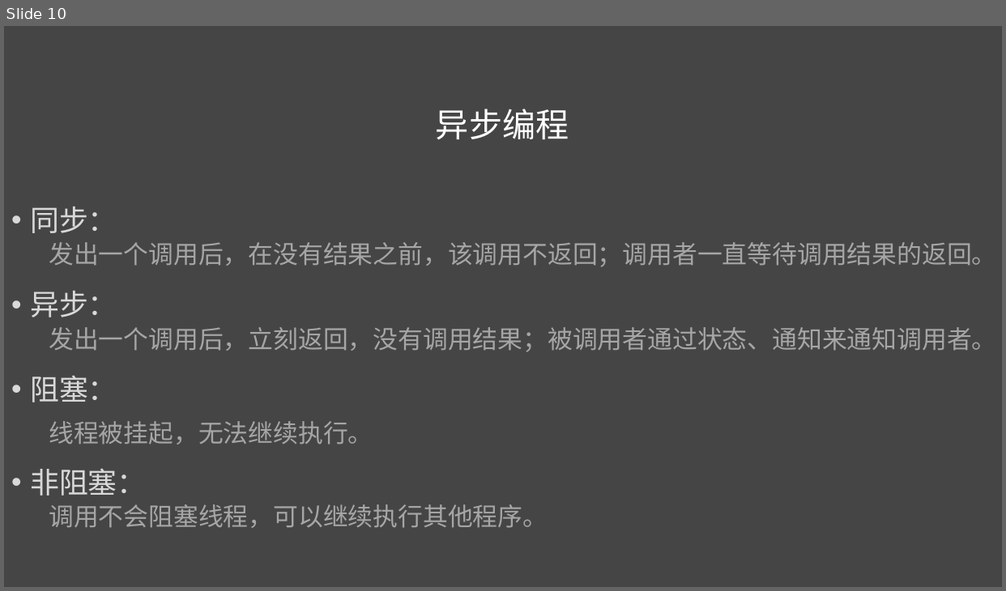
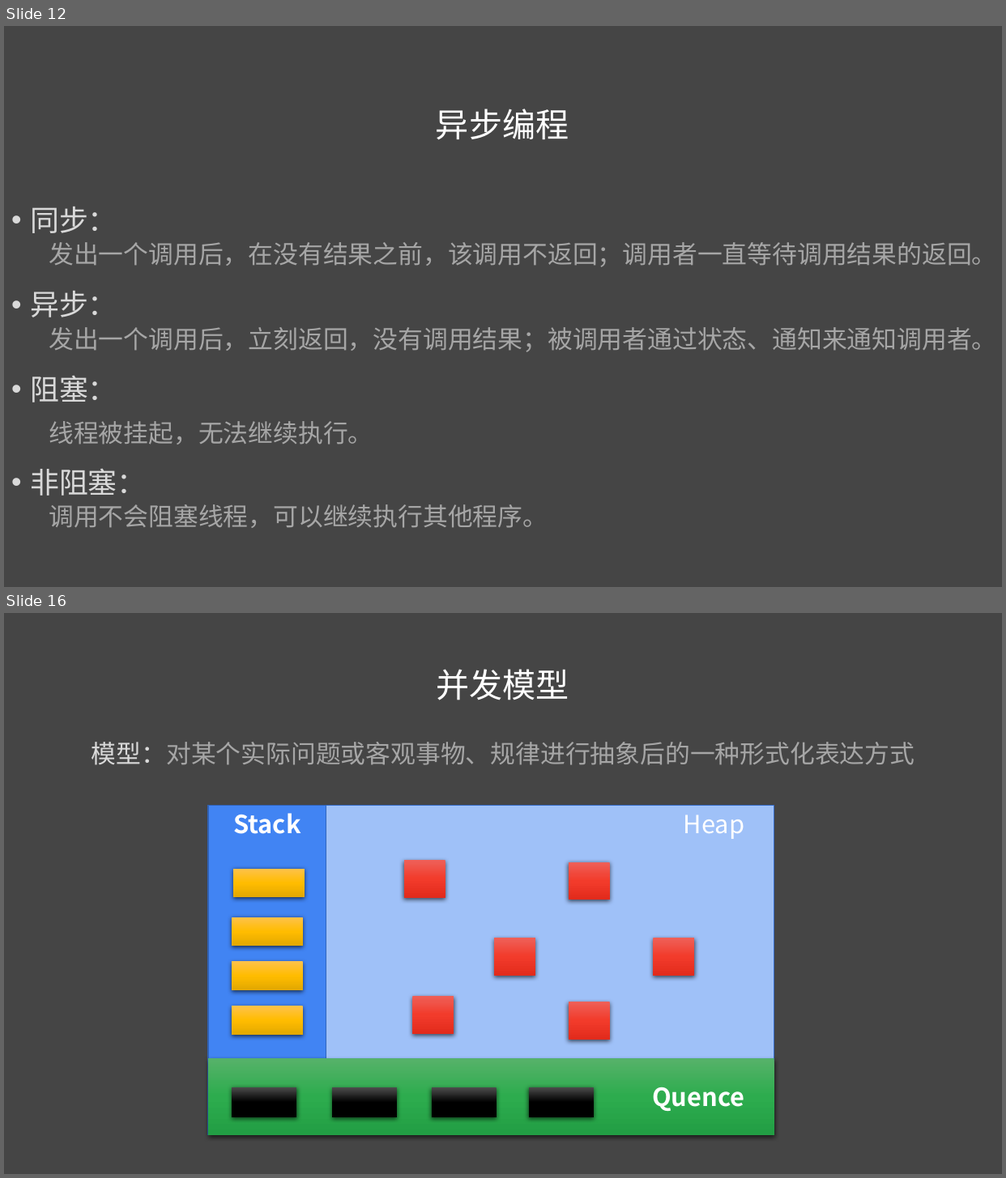
Before and after one commit to liuweiGL/share, a slide deck: ppt/JavaScript基础二.pptx. Shown one above the other, each under a label of ours: slide 10 before the commit, slides 12 and 16 after it; the slides between them are not shown. The pictures are 1006x591 and 1006x1178 pixels, drawn with LibreOffice and Linux fonts; fonts in the diff are those of the drawing. Boxes give left, top, right and bottom in pixels: in the first picture for what was removed or moved away, otherwise in the second. Text is boxed around its words. In the diff, an @@ line names an element or a change of style, - is before the commit and + after.

```diff
--- a/ppt/JavaScript基础二.pptx
+++ b/ppt/JavaScript基础二.pptx
@@ slide 16 added at (4, 613, 1002, 1174), background #454545 @@
@@ text added at (437, 669, 569, 700), 32 pt, text #FFFFFF @@
+并发模型
@@ text added at (91, 742, 914, 765), 24 pt, text #A6A6A6 @@
+模型：对某个实际问题或客观事物、规律进行抽象后的一种形式化表达方式
@@ rectangle added at (208, 806, 774, 1135), fill #FFFFFF, outline #3062B4 1 pt @@
@@ rectangle added at (208, 806, 326, 1059), fill #4184F3, outline #3062B4 1 pt, 24 pt, text #FFFFFF, bold @@
+Stack
@@ rectangle added at (326, 806, 774, 1059), fill #4184F3 at 50% opacity, 24 pt, text #FFFFFF @@
+Heap
@@ rectangle added at (234, 869, 305, 898), fill gradient #FEC34B to #FFBD00 to #E3A800 @@
@@ rectangle added at (404, 860, 445, 898), fill gradient #EE6159 to #F33B2C to #E22C1D @@
@@ rectangle added at (569, 862, 610, 901), fill gradient #EE6159 to #F33B2C to #E22C1D @@
@@ rectangle added at (232, 917, 303, 946), fill gradient #FEC34B to #FFBD00 to #E3A800 @@
@@ rectangle added at (494, 938, 535, 976), fill gradient #EE6159 to #F33B2C to #E22C1D @@
@@ rectangle added at (653, 938, 694, 976), fill gradient #EE6159 to #F33B2C to #E22C1D @@
@@ rectangle added at (232, 962, 302, 991), fill gradient #FEC34B to #FFBD00 to #E3A800 @@
@@ rectangle added at (413, 996, 454, 1034), fill gradient #EE6159 to #F33B2C to #E22C1D @@
@@ rectangle added at (232, 1006, 302, 1035), fill gradient #FEC34B to #FFBD00 to #E3A800 @@
@@ rectangle added at (569, 1002, 610, 1040), fill gradient #EE6159 to #F33B2C to #E22C1D @@
@@ rectangle added at (208, 1059, 774, 1135), fill gradient #56B369 to #2DAD4F to #239F44, 24 pt, text #FFFFFF, bold @@
+Quence
@@ rectangle added at (232, 1088, 296, 1118), fill gradient #4B4B4B to #000000 @@
@@ rectangle added at (332, 1088, 397, 1118), fill gradient #4B4B4B to #000000 @@
@@ rectangle added at (432, 1088, 496, 1118), fill gradient #4B4B4B to #000000 @@
@@ rectangle added at (529, 1088, 594, 1118), fill gradient #4B4B4B to #000000 @@
@@ what was slide 10 is now slide 12 @@
```
Also in this commit, not shown: 4 slides changed, 14 other slides added, 2 slides removed.
